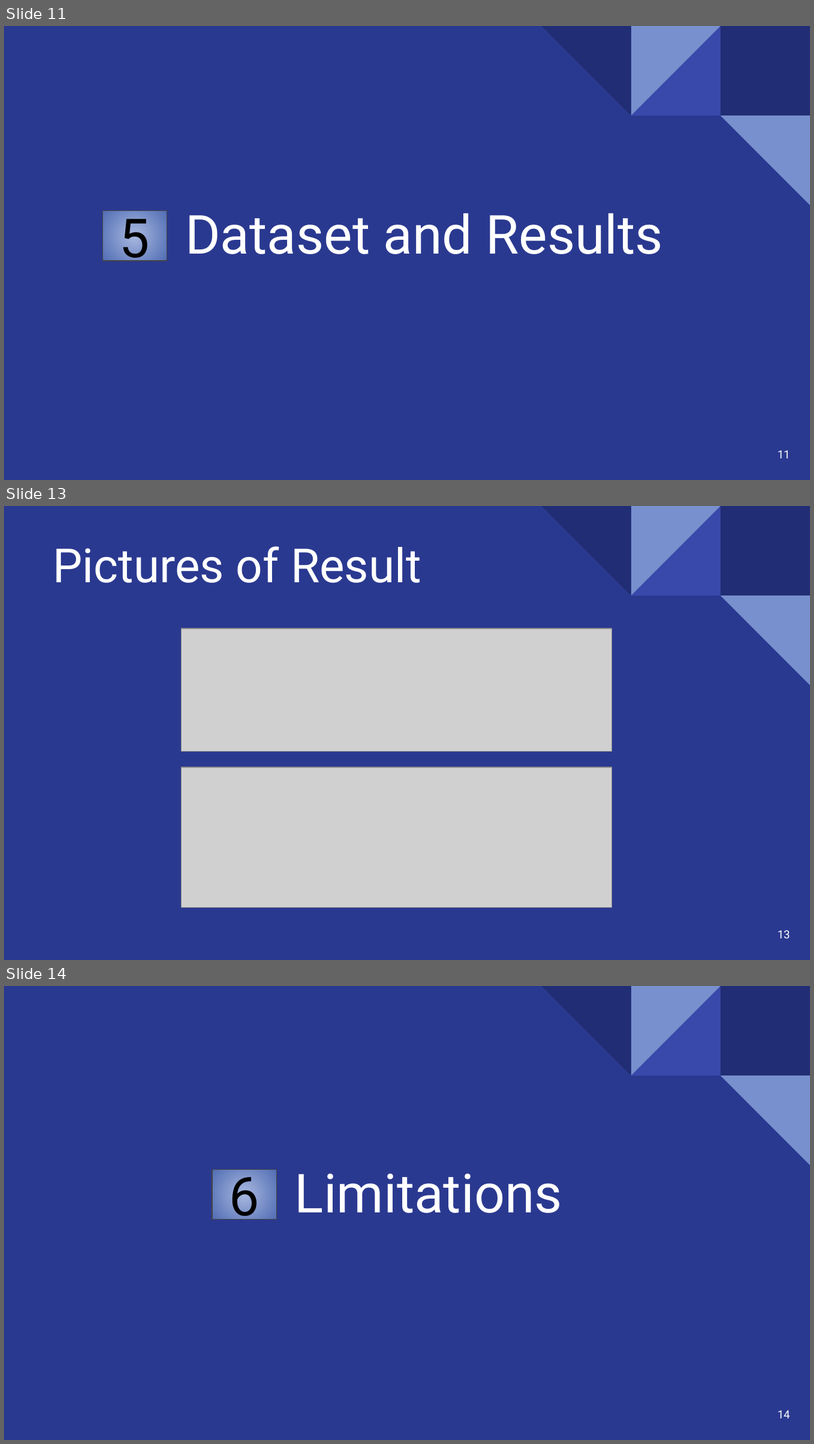
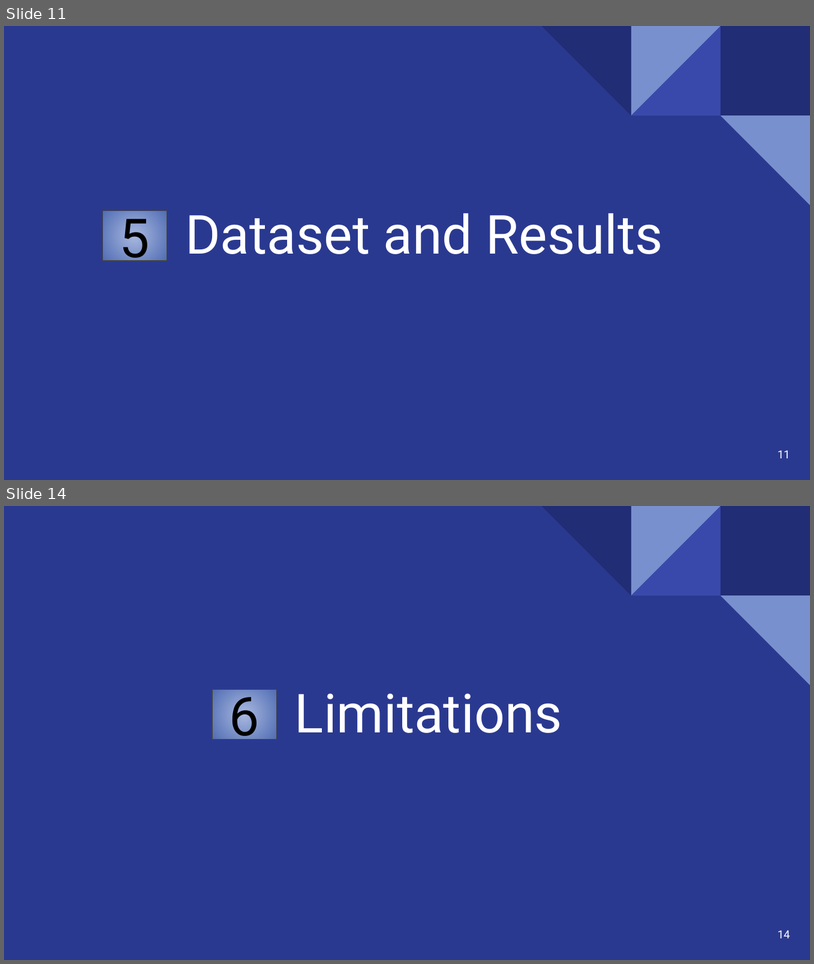
Before and after one commit to Rishat-Sheakh/CSE431, a slide deck: Submission1/Slide.pptx. Shown one above the other, each under a label of ours: slides 11, 13 and 14 before the commit, slides 11 and 14 after it; the slides between them are not shown. The pictures are 814x1444 and 814x964 pixels, drawn with LibreOffice and Linux fonts; fonts in the diff are those of the drawing; grey boxes stand for pictures. Boxes give left, top, right and bottom in pixels: in the first picture for what was removed or moved away, otherwise in the second. Text is boxed around its words. In the diff, an @@ line names an element or a change of style, - is before the commit and + after.

```diff
--- a/Submission1/Slide.pptx
+++ b/Submission1/Slide.pptx
@@ slide 13 removed at (4, 506, 810, 960), background #2A3990; not listed: 5 template elements that a slide beside it also shows @@
@@ title removed at (53, 546, 422, 583) @@
-Pictures of Result
@@ picture removed at (182, 628, 612, 751) @@
@@ picture removed at (182, 767, 612, 907) @@
@@ page number removed at (778, 930, 791, 938) @@
-13
```
Also in this commit, not shown: 5 slides changed, 2 slides added, 1 other slide removed, 1 other file.
